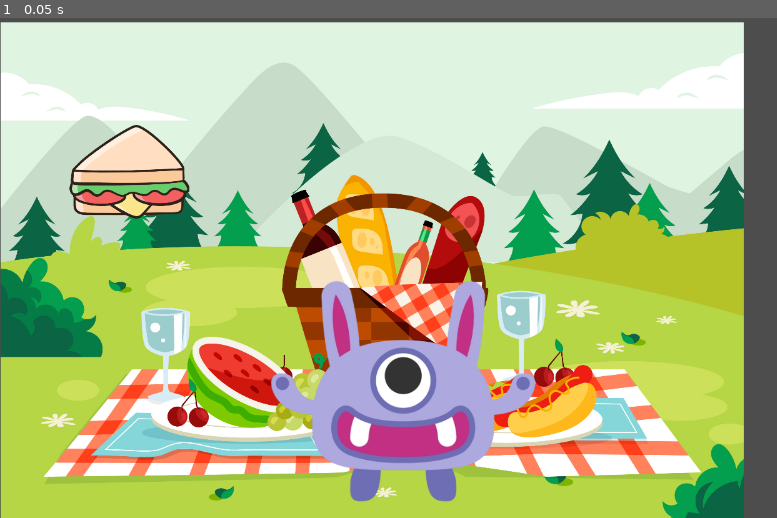
Above: before the commit, frame 1.
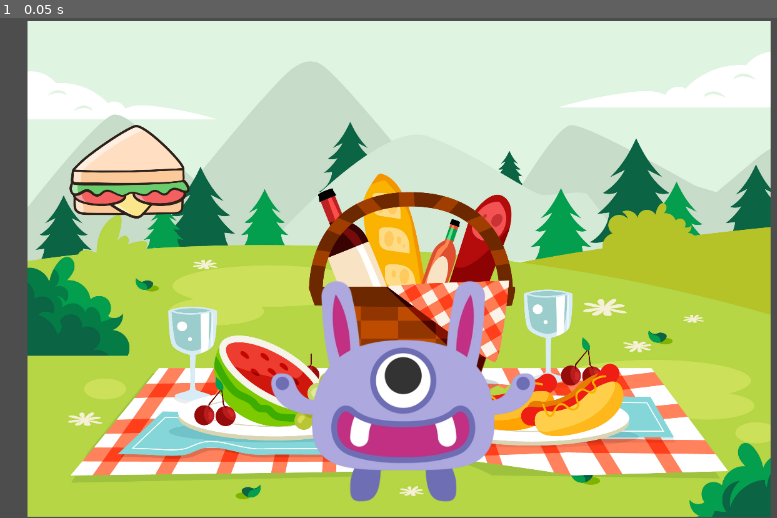
Above: after the commit, the same moment.

Repository: SZelaya1/Nomnom
Game: Godot game, scene res://Scenes/nomnom_eats.tscn
Two runs of this game, one before a commit and one after it. Both use one fixed random seed, a clock stepped at 60 frames per second and the inputs below. This scene is started directly instead of the project's main scene.
Inputs:
- Up to frame 1 (0.05 s): no input

The runs differ from the first frame. In frame 1, 35% of the frame differs, in the area x 0-100%, y 0-100%.

Commit message:
Removed extra monster file

Diff:
--- a/Scenes/monster_body_1.tscn
+++ /dev/null
@@ -1,163 +0,0 @@
-[gd_scene load_steps=15 format=3 uid="uid://b5p0goxvdgco0"]
-
-[ext_resource type="Texture2D" uid="uid://cd4ww101b125e" path="res://Assets/Monsters/Body/body_whiteB.png" id="1_lcma1"]
-[ext_resource type="Texture2D" uid="uid://dyaeaxcrcjpjf" path="res://Assets/Monsters/Arms/arm_whiteE.png" id="2_fbgo7"]
-[ext_resource type="Texture2D" uid="uid://xw07wl2khasm" path="res://Assets/Monsters/Legs/leg_whiteC.png" id="3_elwuv"]
-[ext_resource type="Texture2D" uid="uid://bl8hmvydtm4mo" path="res://Assets/Monsters/Horns/detail_white_horn_large.png" id="4_5c6f8"]
-[ext_resource type="Texture2D" uid="uid://bc8oj2jvfl4cr" path="res://Assets/Monsters/Eyes/eye_cute_light.png" id="5_lcma1"]
-[ext_resource type="Texture2D" uid="uid://curs0wi2l8a65" path="res://Assets/Monsters/Eyes/eye_closed_happy.png" id="6_rtlh7"]
-[ext_resource type="Texture2D" uid="uid://diii1oh08ws4i" path="res://Assets/Monsters/Eyes/eye_human_green.png" id="7_d7w13"]
-[ext_resource type="Texture2D" uid="uid://4o4w3opfrnrr" path="res://Assets/Monsters/Mouth/mouth_closed_happy.png" id="8_si4cb"]
-[ext_resource type="Texture2D" uid="uid://bonuqggrhmpuk" path="res://Assets/Monsters/Mouth/mouthC.png" id="9_mfdcu"]
-[ext_resource type="Texture2D" uid="uid://dlf63i13clon6" path="res://Assets/Monsters/Mouth/mouth_closed_teeth.png" id="10_bdwjc"]
-[ext_resource type="Texture2D" uid="uid://dxnbouqmdlglm" path="res://Assets/Monsters/Mouth/mouth_closed_sad.png" id="11_lotb7"]
-[ext_resource type="Texture2D" uid="uid://c4uvlsprwrslj" path="res://Assets/Monsters/Mouth/mouthH.png" id="12_f8cph"]
-
-[sub_resource type="SpriteFrames" id="SpriteFrames_kmdd3"]
-animations = [{
-"frames": [{
-"duration": 1.0,
-"texture": ExtResource("5_lcma1")
-}],
-"loop": false,
-"name": &"begging",
-"speed": 5.0
-}, {
-"frames": [{
-"duration": 1.0,
-"texture": ExtResource("6_rtlh7")
-}],
-"loop": false,
-"name": &"happy",
-"speed": 5.0
-}, {
-"frames": [{
-"duration": 5.0,
-"texture": ExtResource("7_d7w13")
-}, {
-"duration": 1.0,
-"texture": ExtResource("6_rtlh7")
-}],
-"loop": true,
-"name": &"idle",
-"speed": 5.0
-}]
-
-[sub_resource type="SpriteFrames" id="SpriteFrames_bcu8g"]
-animations = [{
-"frames": [{
-"duration": 1.0,
-"texture": ExtResource("8_si4cb")
-}, {
-"duration": 1.0,
-"texture": ExtResource("9_mfdcu")
-}, {
-"duration": 1.0,
-"texture": ExtResource("10_bdwjc")
-}],
-"loop": true,
-"name": &"eating",
-"speed": 5.0
-}, {
-"frames": [{
-"duration": 1.0,
-"texture": ExtResource("11_lotb7")
-}],
-"loop": true,
-"name": &"sad",
-"speed": 5.0
-}, {
-"frames": [{
-"duration": 2.0,
-"texture": ExtResource("9_mfdcu")
-}, {
-"duration": 2.0,
-"texture": ExtResource("11_lotb7")
-}, {
-"duration": 2.0,
-"texture": ExtResource("10_bdwjc")
-}],
-"loop": true,
-"name": &"talking",
-"speed": 5.0
-}, {
-"frames": [{
-"duration": 1.0,
-"texture": ExtResource("12_f8cph")
-}],
-"loop": true,
-"name": &"wants-to-eat",
-"speed": 5.0
-}]
-
-[node name="MonsterBody1" type="Node2D"]
-
-[node name="MonsterBody" type="Sprite2D" parent="."]
-modulate = Color(0.635294, 0.396078, 1, 1)
-position = Vector2(639.8, 420.8)
-scale = Vector2(0.65, 0.65)
-texture = ExtResource("1_lcma1")
-
-[node name="MonsterLeftArm" type="Sprite2D" parent="MonsterBody"]
-z_index = -6
-position = Vector2(210, 120)
-rotation = -0.244346
-texture = ExtResource("2_fbgo7")
-
-[node name="MonsterRightArm" type="Sprite2D" parent="MonsterBody"]
-z_index = -6
-position = Vector2(-210, 120)
-rotation = -2.89725
-scale = Vector2(1, -1)
-texture = ExtResource("2_fbgo7")
-
-[node name="MonsterLeftLeg" type="Sprite2D" parent="MonsterBody"]
-z_index = -6
-position = Vector2(110, 240)
-texture = ExtResource("3_elwuv")
-
-[node name="MonsterRightLeg" type="Sprite2D" parent="MonsterBody"]
-z_index = -6
-position = Vector2(-110, 240)
-rotation = -3.14159
-scale = Vector2(1, -1)
-texture = ExtResource("3_elwuv")
-
-[node name="MonsterLeftTop" type="Sprite2D" parent="MonsterBody"]
-position = Vector2(120, -128.75)
-texture = ExtResource("4_5c6f8")
-
-[node name="MonsterRightTop" type="Sprite2D" parent="MonsterBody"]
-position = Vector2(-120, -128.75)
-rotation = -3.14159
-scale = Vector2(1, -1)
-texture = ExtResource("4_5c6f8")
-
-[node name="Eyes" type="Node2D" parent="."]
-
-[node name="MonsterEye1" type="AnimatedSprite2D" parent="Eyes"]
-position = Vector2(636.6, 384.05)
-scale = Vector2(0.65, 0.65)
-sprite_frames = SubResource("SpriteFrames_kmdd3")
-animation = &"begging"
-
-[node name="MonsterEye2" type="AnimatedSprite2D" parent="Eyes"]
-position = Vector2(702.2, 435.2)
-scale = Vector2(0.45, 0.45)
-sprite_frames = SubResource("SpriteFrames_kmdd3")
-animation = &"idle"
-
-[node name="MonsterEye3" type="AnimatedSprite2D" parent="Eyes"]
-position = Vector2(574.2, 435.2)
-scale = Vector2(0.45, 0.45)
-sprite_frames = SubResource("SpriteFrames_kmdd3")
-animation = &"idle"
-
-[node name="MonsterMouth" type="AnimatedSprite2D" parent="."]
-position = Vector2(639.8, 492.8)
-scale = Vector2(0.65, 0.65)
-sprite_frames = SubResource("SpriteFrames_bcu8g")
-animation = &"sad"
-autoplay = "sad"
-frame_progress = 0.889147
-speed_scale = 4.0
--- a/Scenes/nomnom_eats.tscn
+++ b/Scenes/nomnom_eats.tscn
@@ -8,10 +8,10 @@
 [node name="NomnomFeedingScene" type="Node2D"]
 
 [node name="Background" type="TextureRect" parent="."]
-offset_left = 1.0
-offset_top = 7.0
-offset_right = 1196.0
-offset_bottom = 800.0
+offset_left = 44.0
+offset_top = 5.0
+offset_right = 1239.0
+offset_bottom = 798.0
 texture = ExtResource("2_pmvfc")
 expand_mode = 1
 stretch_mode = 4
Not shown: 1 places in Scenes/main_menu.tscn that only renumber resources
